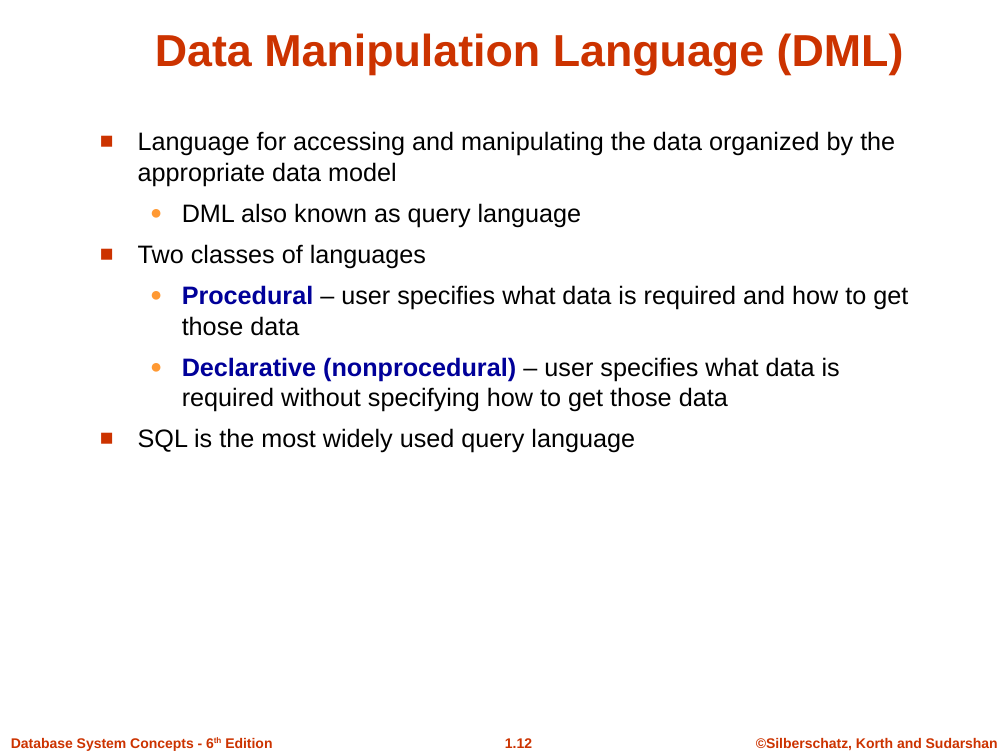
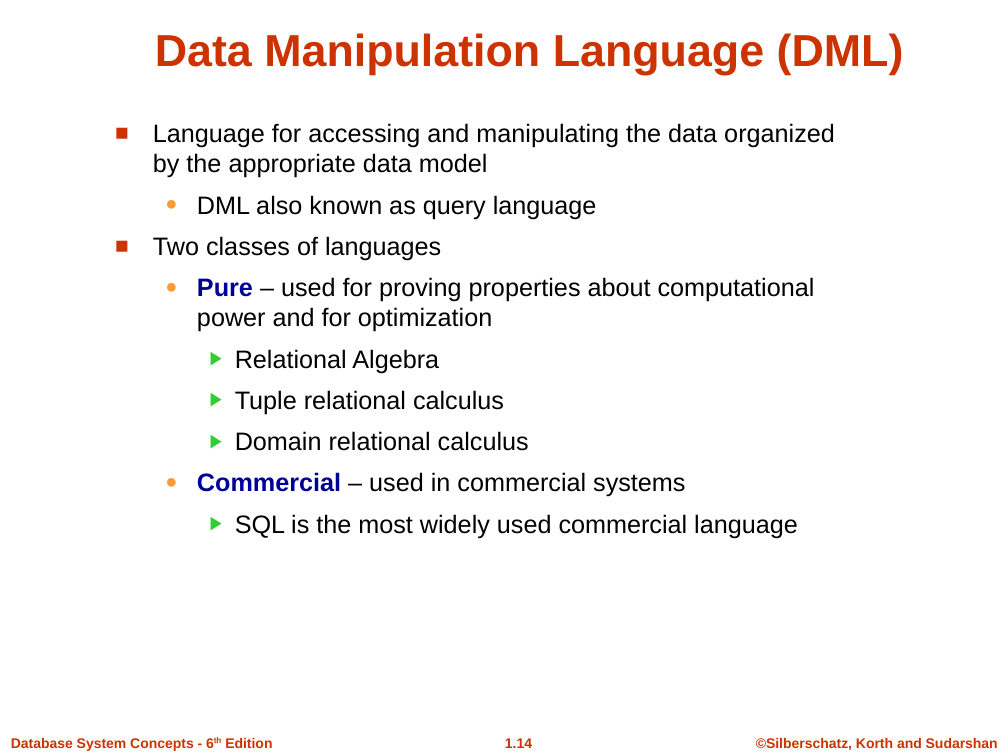
Before and after one commit to Sumonta056/SUST-Autorickshaw-Management-System, a slide deck: slide 14 of Theory/Learning Theory Of Databases/Slides/ch1.ppt (slide 12 before the commit). Drawn at 1008x756 pixels with LibreOffice and Linux fonts; fonts in the diff are those of the drawing; background and template pictures are left out. Boxes give left, top, right and bottom in pixels: in the first picture for what was removed or moved away, otherwise in the second. Text is boxed around its words. In the diff, an @@ line names an element or a change of style, - is before the commit and + after.

```diff
--- a/Theory/Learning Theory Of Databases/Slides/ch1.ppt
+++ b/Theory/Learning Theory Of Databases/Slides/ch1.ppt
@@ text "Language for accessing and manipulating ..." moved from (x1=138, y1=131, x2=908, y2=453) to (x1=153, y1=123, x2=835, y2=538) @@
@@ text at (x1=197, y1=277, x2=815, y2=538): text changed @@
-  ● Procedural – user specifies what data is required and how to get those data
-  ● Declarative (nonprocedural) – user specifies what data is required without specifying how to get those data
-■ SQL is the most widely used query language
+  ● Pure – used for proving properties about computational power and for optimization
+    ▶ Relational Algebra
+    ▶ Tuple relational calculus
+    ▶ Domain relational calculus
+  ● Commercial – used in commercial systems
+    ▶ SQL is the most widely used commercial language
@@ page number at (x1=505, y1=738, x2=532, y2=748): text changed @@
-1.12
+1.14
```
Also in this commit, not shown: 17 other slides changed, 4 slides added, 5 slides removed, 11 other files.
